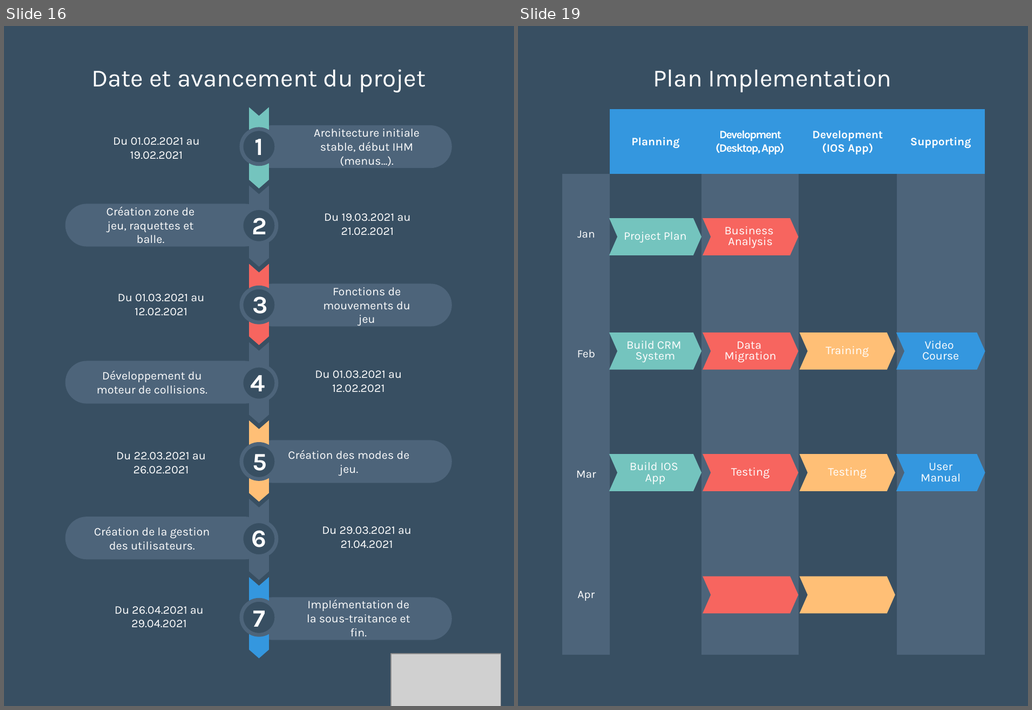
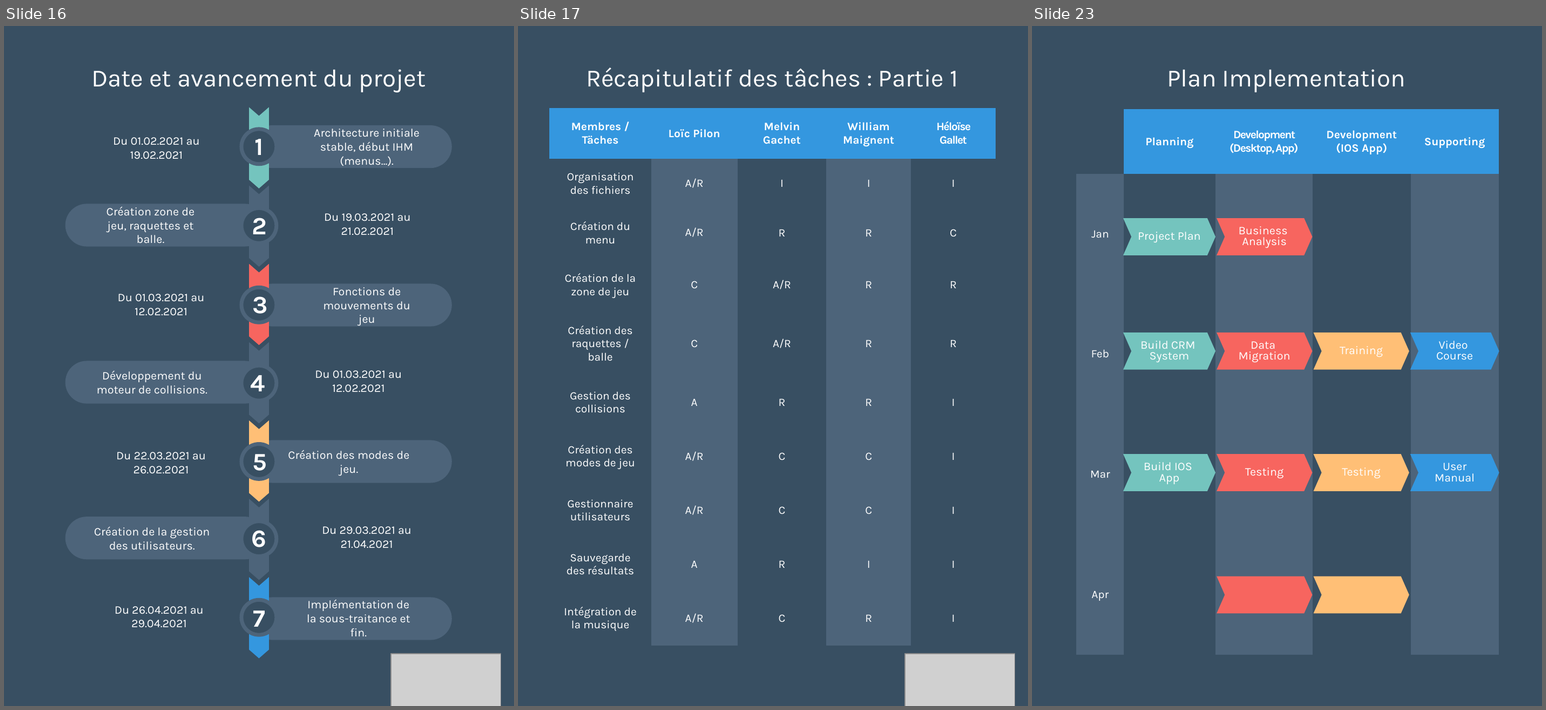
Before and after one commit to Loicpln/Projet_Algo_N2, a slide deck: Elements de presentation/Soutenance finale.pptx. Shown side by side, each under a label of ours: slides 16 and 19 before the commit, slides 16, 17 and 23 after it; the slides between them are not shown. The pictures are 1032x710 and 1546x710 pixels, drawn with LibreOffice and Linux fonts; fonts in the diff are those of the drawing; grey boxes stand for pictures. Boxes give left, top, right and bottom in pixels: in the first picture for what was removed or moved away, otherwise in the second. Text is boxed around its words. In the diff, an @@ line names an element or a change of style, - is before the commit and + after.

```diff
--- a/Elements de presentation/Soutenance finale.pptx
+++ b/Elements de presentation/Soutenance finale.pptx
@@ slide 17 added at <box>518,26,1028,706</box>, background #384F62 @@
@@ text added at <box>586,68,958,92</box>, 26.3 pt, text #FFFFFF @@
+Récapitulatif des tâches : Partie 1
@@ table added at <box>549,108,996,636</box>, 10 rows, 5 columns @@
+Membres / Täches | Loïc Pilon | Melvin Gachet | William Maignent | Héloïse Gallet
+Organisation des fichiers | A/R | I | I | I
+Création du menu | A/R | R | R | C
+Création de la zone de jeu | C | A/R | R | R
+Création des raquettes / balle | C | A/R | R | R
+Gestion des collisions | A | R | R | I
+Création des modes de jeu | A/R | C | C | I
+Gestionnaire utilisateurs | A/R | C | C | I
+Sauvegarde des résultats | A | R | I | I
+Intégration de la musique | A/R | C | R | I
@@ picture added at <box>905,654,1015,706</box> @@
@@ what was slide 19 is now slide 23 @@
```
Also in this commit, not shown: 4 slides changed, 4 other slides added, 1 slide removed, 1 other file.
